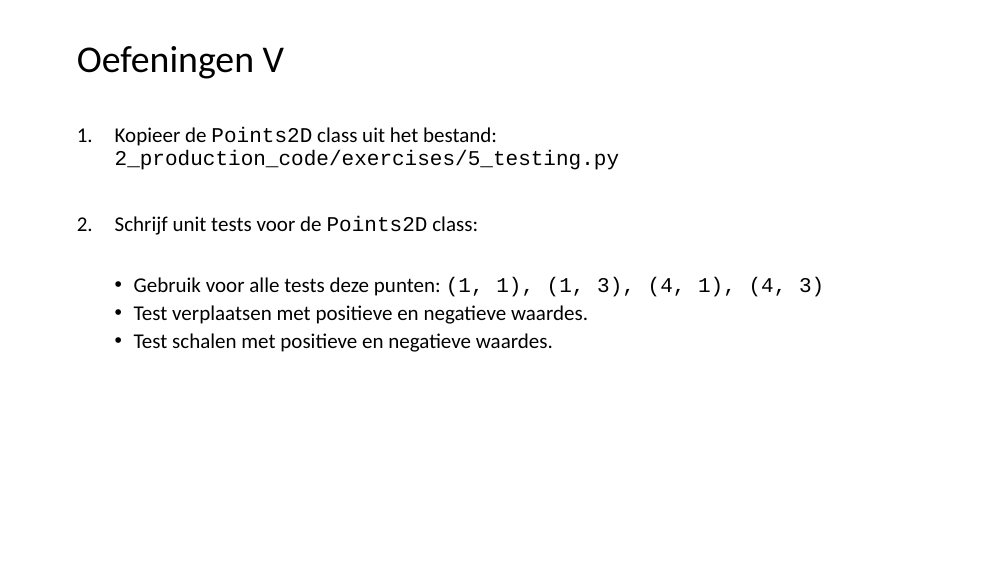
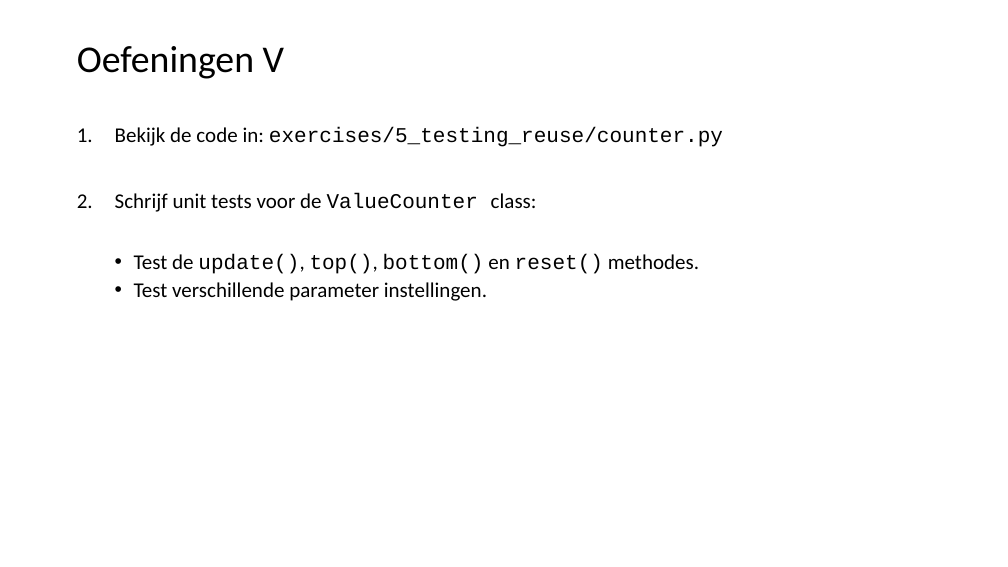
Before and after one commit to LFKoning/knowledge-sharing, a slide deck: slide 53 of python_trainees/2_production_code/python_traineeship_2.pptx (slide 52 before the commit). Drawn at 1008x567 pixels with LibreOffice and Linux fonts; fonts in the diff are those of the drawing. Boxes give left, top, right and bottom in pixels: in the first picture for what was removed or moved away, otherwise in the second. Text is boxed around its words. In the diff, an @@ line names an element or a change of style, - is before the commit and + after.

```diff
--- a/python_trainees/2_production_code/python_traineeship_2.pptx
+++ b/python_trainees/2_production_code/python_traineeship_2.pptx
@@ text at [115,127,723,301]: text changed @@
-1. Kopieer de Points2D class uit het bestand: 2_production_code/exercises/5_testing.py
-2. Schrijf unit tests voor de Points2D class:
-  • Gebruik voor alle tests deze punten: (1, 1), (1, 3), (4, 1), (4, 3)
-  • Test verplaatsen met positieve en negatieve waardes.
-  • Test schalen met positieve en negatieve waardes.
+1. Bekijk de code in: exercises/5_testing_reuse/counter.py
+2. Schrijf unit tests voor de ValueCounter class:
+  • Test de update(), top(), bottom() en reset() methodes.
+  • Test verschillende parameter instellingen.
```
Also in this commit, not shown: 25 other slides changed, 1 slide added, 20 other files.
